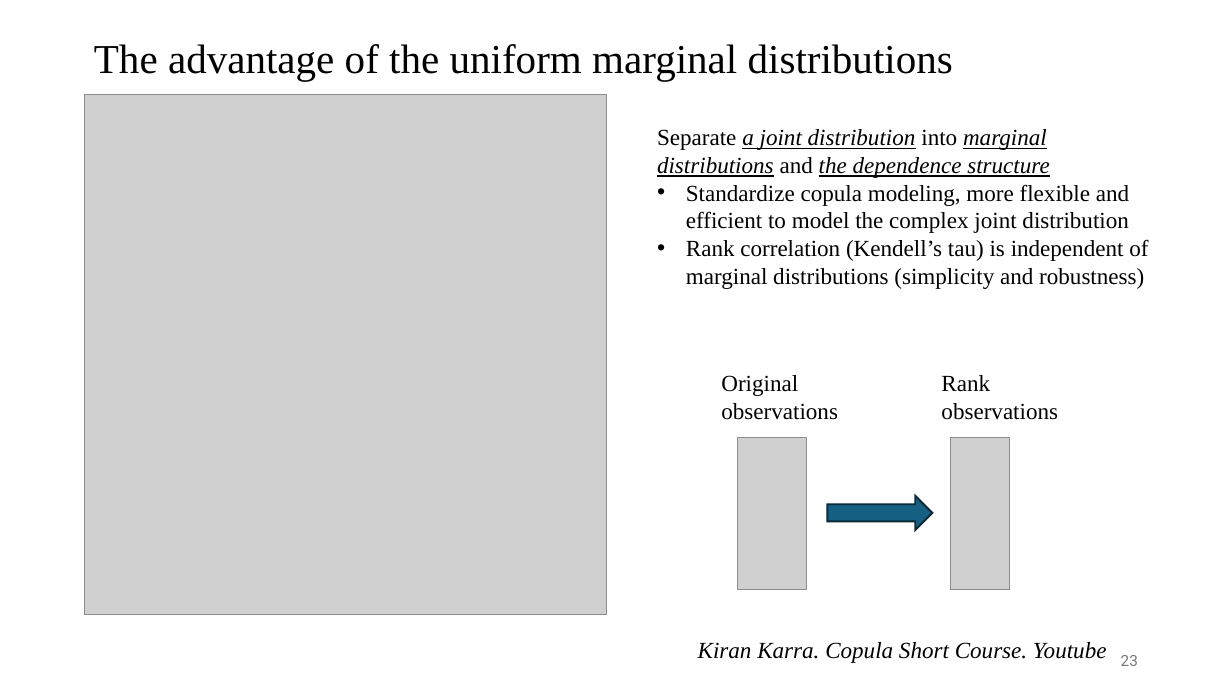
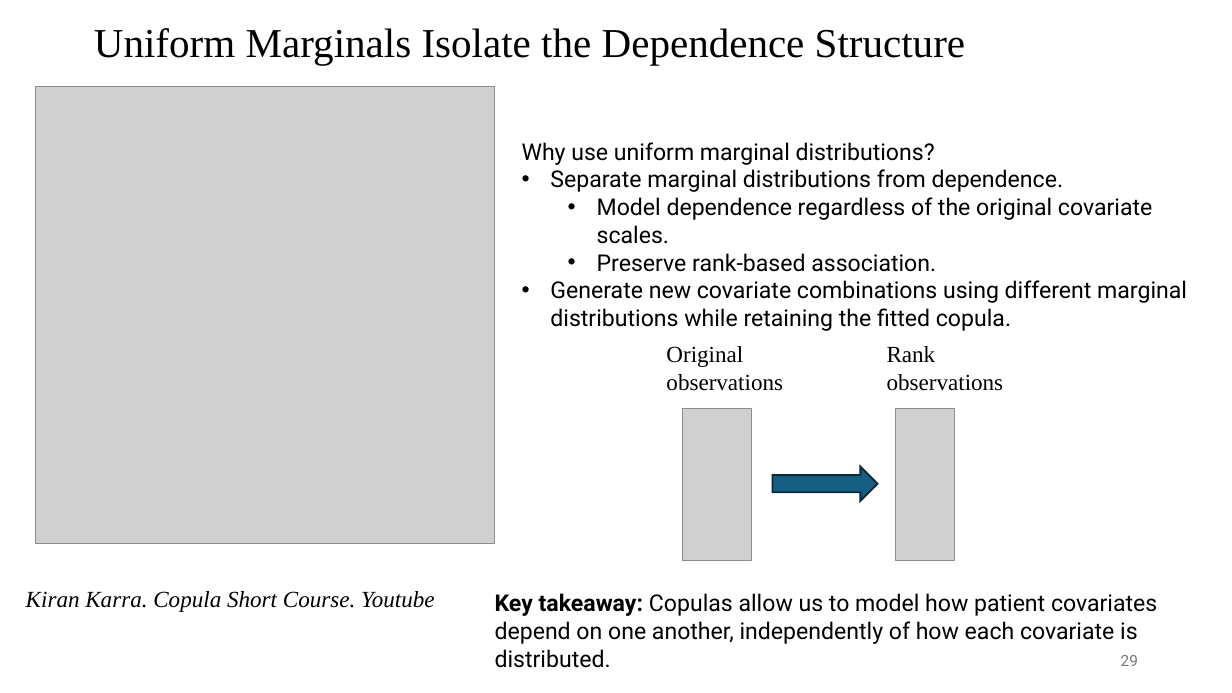
Before and after one commit to UMN-ECP-PMX/ecp8506_26f, a slide deck: slide 29 of wk11/wk11_slides.pptx (slide 23 before the commit). Drawn at 1232x693 pixels with LibreOffice and Linux fonts; fonts in the diff are those of the drawing; grey boxes stand for pictures. Boxes give left, top, right and bottom in pixels: in the first picture for what was removed or moved away, otherwise in the second. Text is boxed around its words. In the diff, an @@ line names an element or a change of style, - is before the commit and + after.

```diff
--- a/wk11/wk11_slides.pptx
+++ b/wk11/wk11_slides.pptx
@@ title at [94, 28, 965, 65]: text changed @@
-The advantage of the uniform marginal distributions
+Uniform Marginals Isolate the Dependence Structure
@@ picture: place and size @@
-picture at [85, 95, 607, 616]
+picture at [36, 87, 495, 544]
@@ text at [522, 142, 1187, 331]: text changed; font Times New Roman to Roboto @@
-Separate a joint distribution into marginal distributions and the dependence structure
-• Standardize copula modeling, more flexible and efficient to model the complex joint distribution
-• Rank correlation (Kendell’s tau) is independent of marginal distributions (simplicity and robustness)
+Why use uniform marginal distributions?
+• Separate marginal distributions from dependence.
+  • Model dependence regardless of the original covariate scales.
+  • Preserve rank-based association.
+• Generate new covariate combinations using different marginal distributions while retaining the fitted copula.
@@ 2 pictures, 2 texts, 1 right arrow: place and size @@
-2 pictures, 2 texts, 1 right arrow at [721, 375, 1058, 590]
+2 pictures, 2 texts, 1 right arrow at [666, 346, 1004, 560]
@@ text "Kiran Karra. Copula Short Course. ...": place and size @@
-text "Kiran Karra. Copula Short Course. ..." at [698, 642, 1107, 663]
+text "Kiran Karra. Copula Short Course. ..." at [26, 591, 435, 612]
@@ text added at [495, 593, 1157, 644], 18 pt, text #000000 @@
+Key takeaway: Copulas allow us to model how patient covariates depend on one another, independently of how each covariate is distributed.
@@ page number at [1121, 655, 1138, 666]: text changed @@
-23
+29
```
Also in this commit, not shown: 12 other slides changed, 10 slides added, 3 slides removed, 3 other files.
